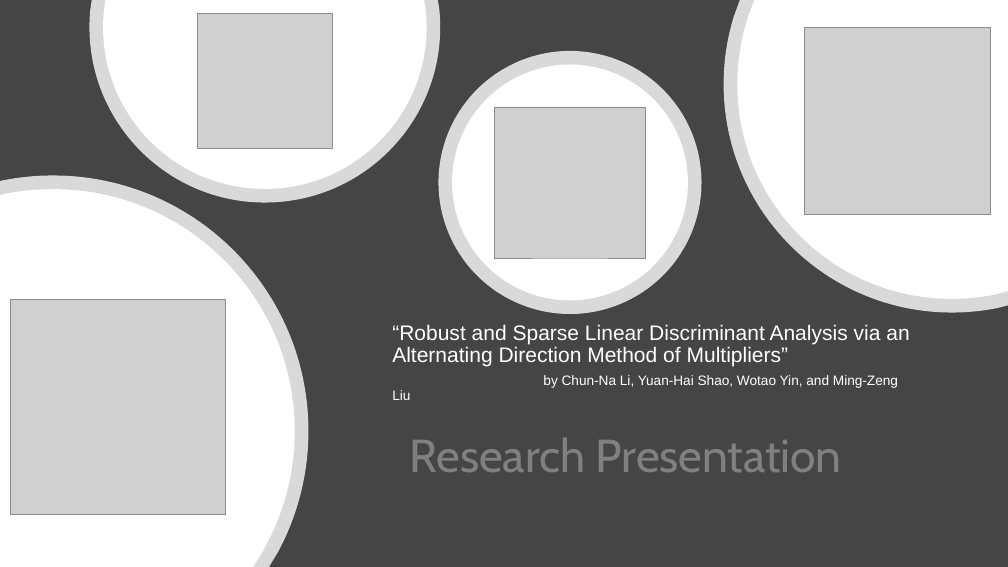
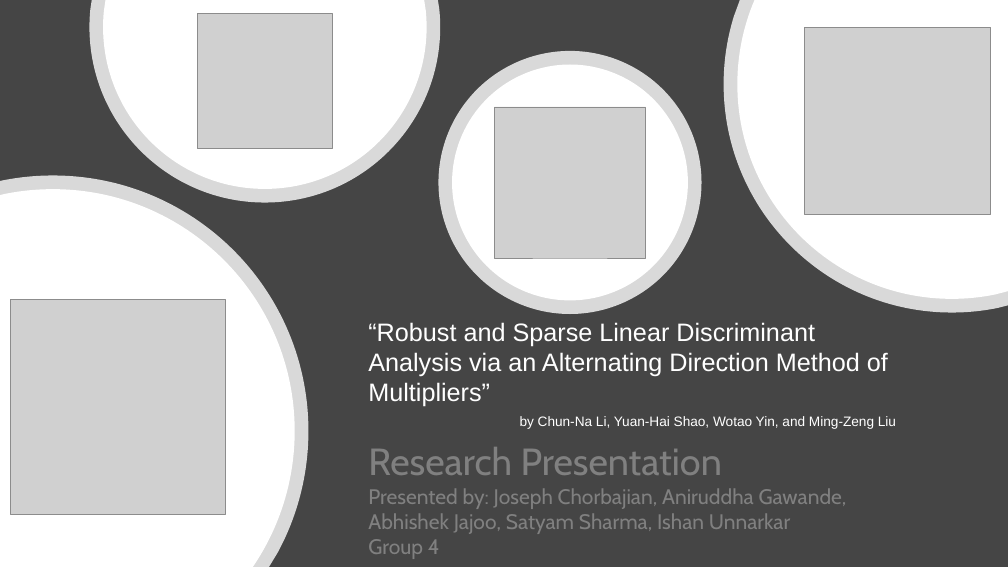
Before and after one commit to satyam04sharma/CECS-550---Survey-Paper, a slide deck: slide 1 of LDA Presentation CECS 550.pptx. Drawn at 1008x567 pixels with LibreOffice and Linux fonts; fonts in the diff are those of the drawing; grey boxes stand for pictures. Boxes give left, top, right and bottom in pixels: in the first picture for what was removed or moved away, otherwise in the second. Text is boxed around its words. In the diff, an @@ line names an element or a change of style, - is before the commit and + after.

Commit message:
Minor changes

```diff
--- a/LDA Presentation CECS 550.pptx
+++ b/LDA Presentation CECS 550.pptx
@@ subtitle "“Robust and Sparse Linear Discriminant ...": place and size @@
-subtitle "“Robust and Sparse Linear Discriminant ..." at [392, 324, 909, 400]
+subtitle "“Robust and Sparse Linear Discriminant ..." at [368, 322, 896, 429]
@@ subtitle "“Robust and Sparse Linear Discriminant ..." at [368, 322, 896, 429]: size 20 to 24 pt in "“Robust and Sparse Linear Discriminant Analysis via ..."; line spacing 0.9 to 1 @@
@@ title at [368, 447, 847, 559]: text changed; size 44 to 20 pt @@
-Research Presentation
+Research Presentation
+Presented by: Joseph Chorbajian, Aniruddha Gawande, Abhishek Jajoo, Satyam Sharma, Ishan Unnarkar
+Group 4
```
Also in this commit, not shown: 5 other slides changed, 1 slide added.
